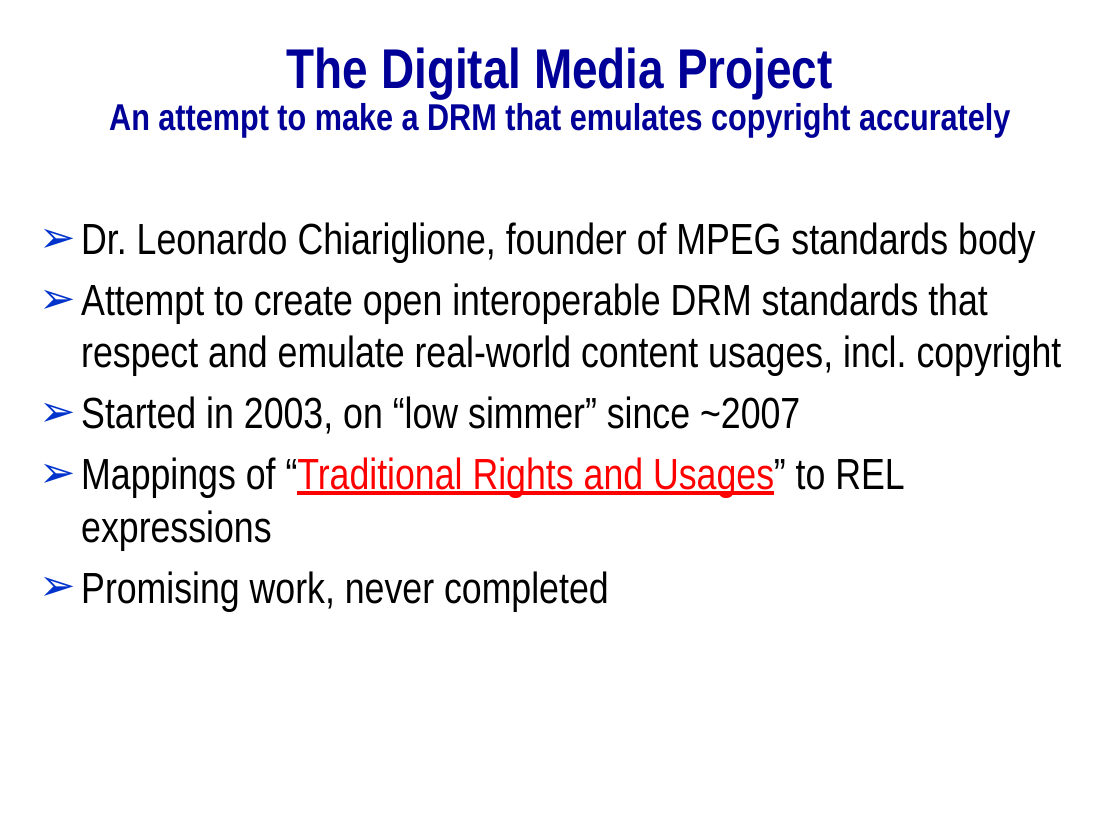
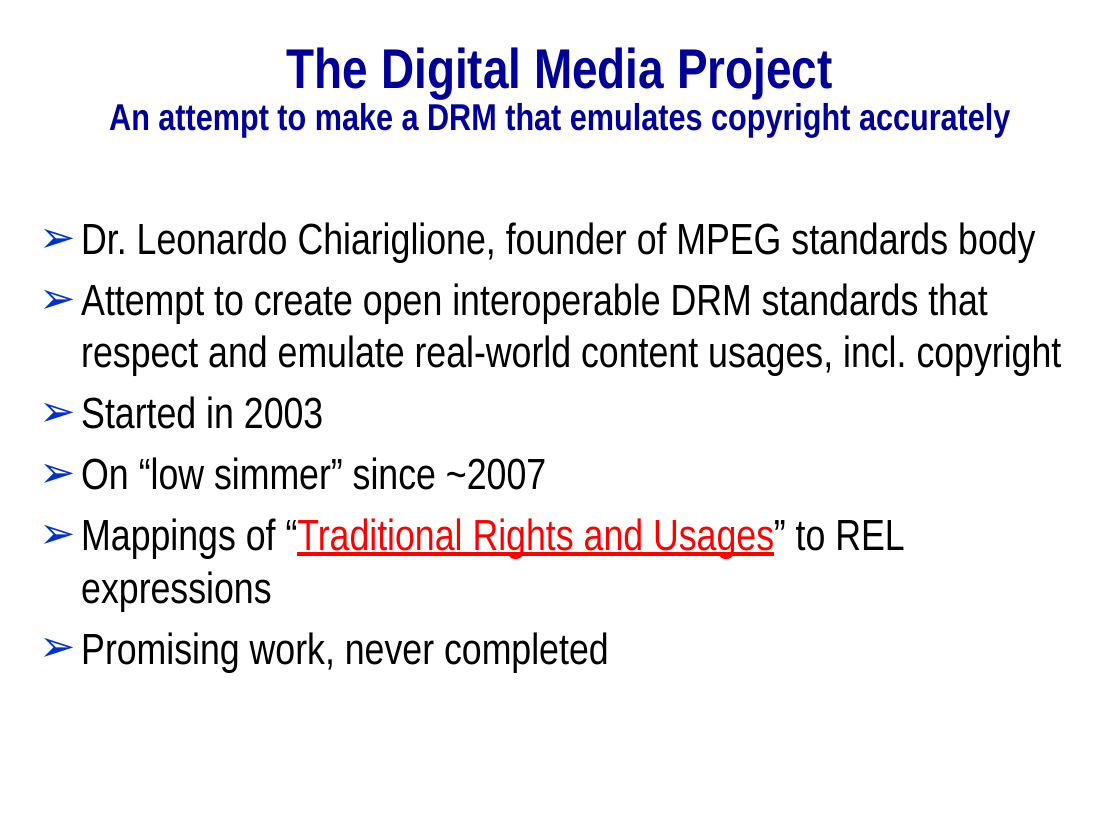
Before and after one commit to mitmedialab/2019-MIT-Computational-Law-Course, a slide deck: slide 26 of Presentations/Rights Expression Languages.pptx (slide 24 before the commit). Drawn at 1120x840 pixels with LibreOffice and Linux fonts; fonts in the diff are those of the drawing; background and template pictures are left out. Boxes give left, top, right and bottom in pixels: in the first picture for what was removed or moved away, otherwise in the second. Text is boxed around its words. In the diff, an @@ line names an element or a change of style, - is before the commit and + after.

```diff
--- a/Presentations/Rights Expression Languages.pptx
+++ b/Presentations/Rights Expression Languages.pptx
@@ text at (81,396,546,490): text changed @@
-➢ Started in 2003, on “low simmer” since ~2007
+➢ Started in 2003
+➢ On “low simmer” since ~2007
```
Also in this commit, not shown: 12 other slides changed, 8 slides added, 2 slides removed, 1 other file.
